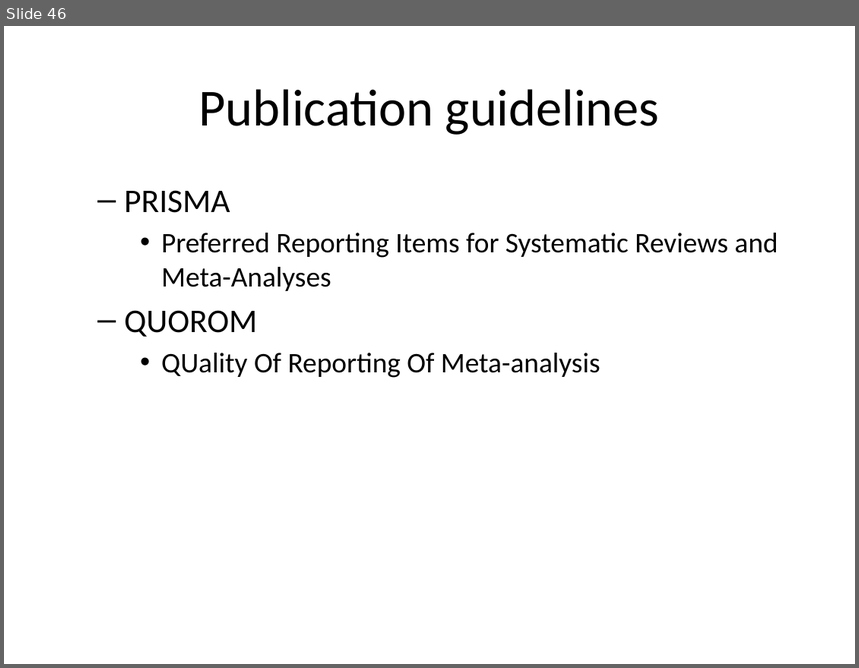
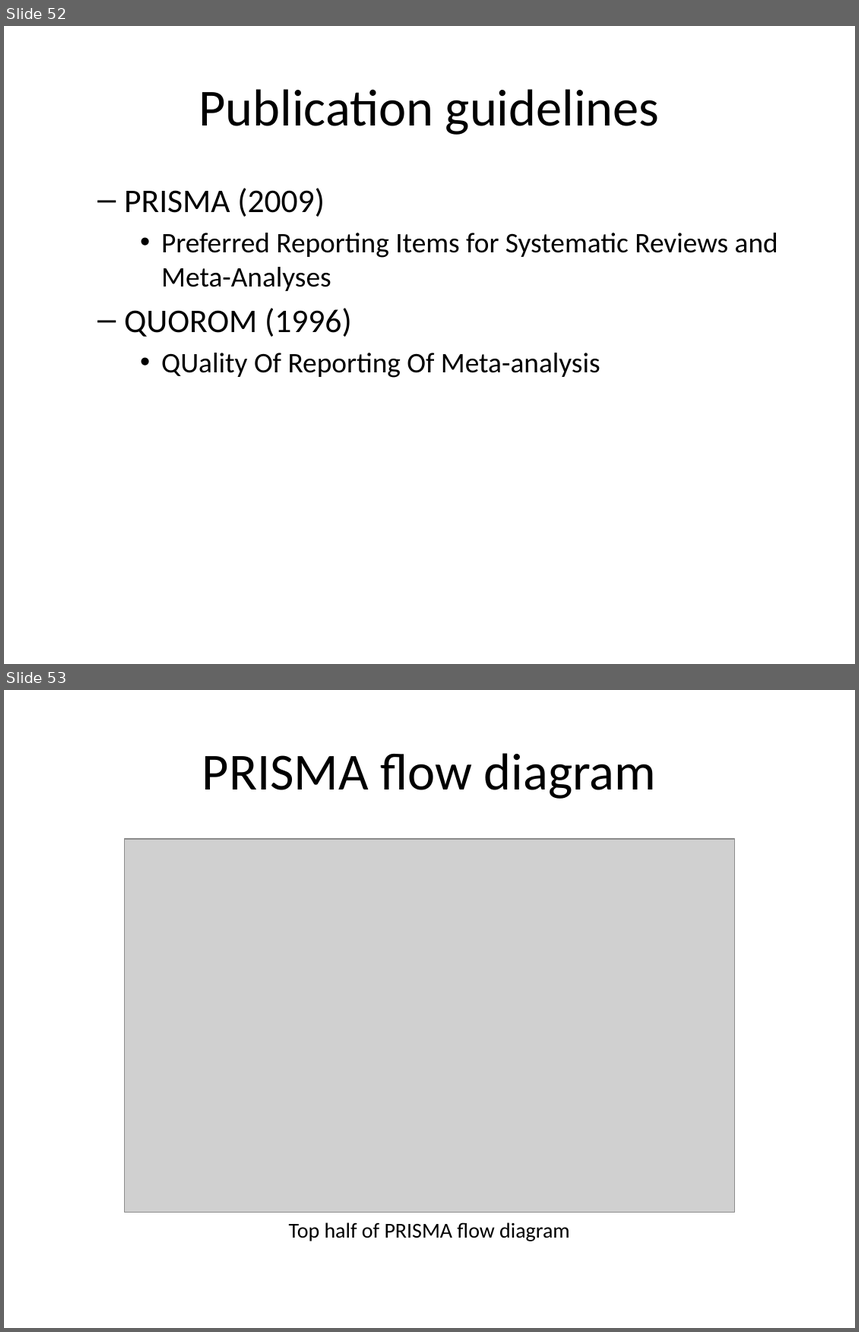
Before and after one commit to pmean/introduction-meta-analysis, a slide deck: src/intro.pptx. Shown one above the other, each under a label of ours: slide 46 before the commit, slides 52 and 53 after it. The pictures are 859x668 and 859x1332 pixels, drawn with LibreOffice and Linux fonts; fonts in the diff are those of the drawing; grey boxes stand for pictures. Boxes give left, top, right and bottom in pixels: in the first picture for what was removed or moved away, otherwise in the second. Text is boxed around its words. In the diff, an @@ line names an element or a change of style, - is before the commit and + after.

Commit message:
Added PRISMA material

```diff
--- a/src/intro.pptx
+++ b/src/intro.pptx
@@ slide 53 added at box(4, 690, 855, 1328), background #FFFFFF @@
@@ title added at box(202, 753, 656, 799), 44 pt, text #000000 @@
+PRISMA flow diagram
@@ picture added at box(125, 839, 735, 1213) @@
@@ text added at box(289, 1223, 570, 1242), 18 pt, text #000000 @@
+Top half of PRISMA flow diagram
@@ what was slide 46 is now slide 52 @@
@@ slide 52 changed as well @@
@@ text at box(124, 188, 325, 217): text changed @@
-  – PRISMA
+  – PRISMA (2009)
@@ text at box(124, 308, 352, 337): text changed @@
-  – QUOROM
+  – QUOROM (1996)
```
Also in this commit, not shown: 6 other slides changed, 13 other slides added, 2 slides removed, 8 other files.
